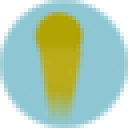
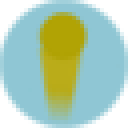
Before/after of a 128 × 128 layered artwork. What changed in the layer stack:
added layer "Floated Layer" above "Ball" over (36, 12, 88, 60)
moved "Ball" above "Trail", painted on it over (32, 12, 88, 60)
